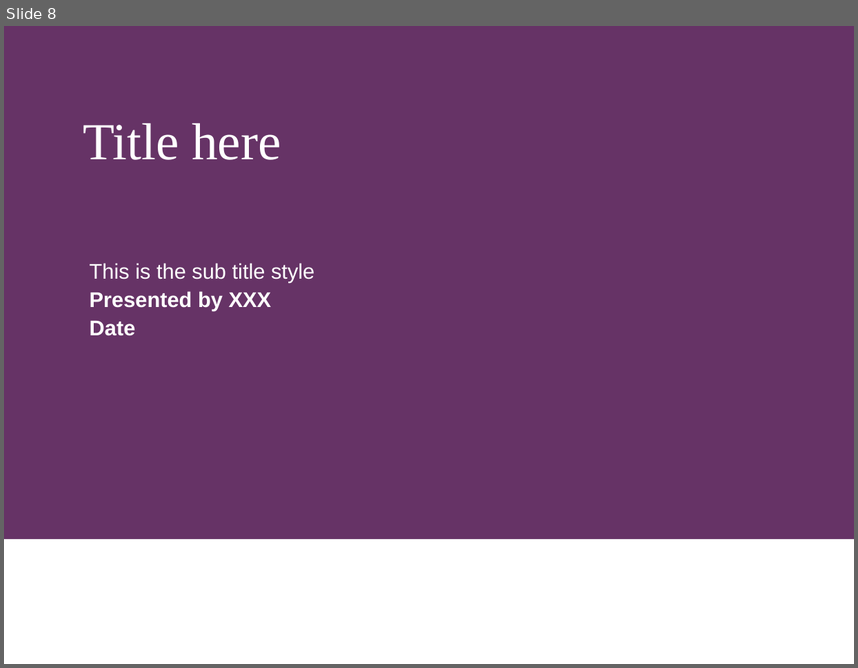
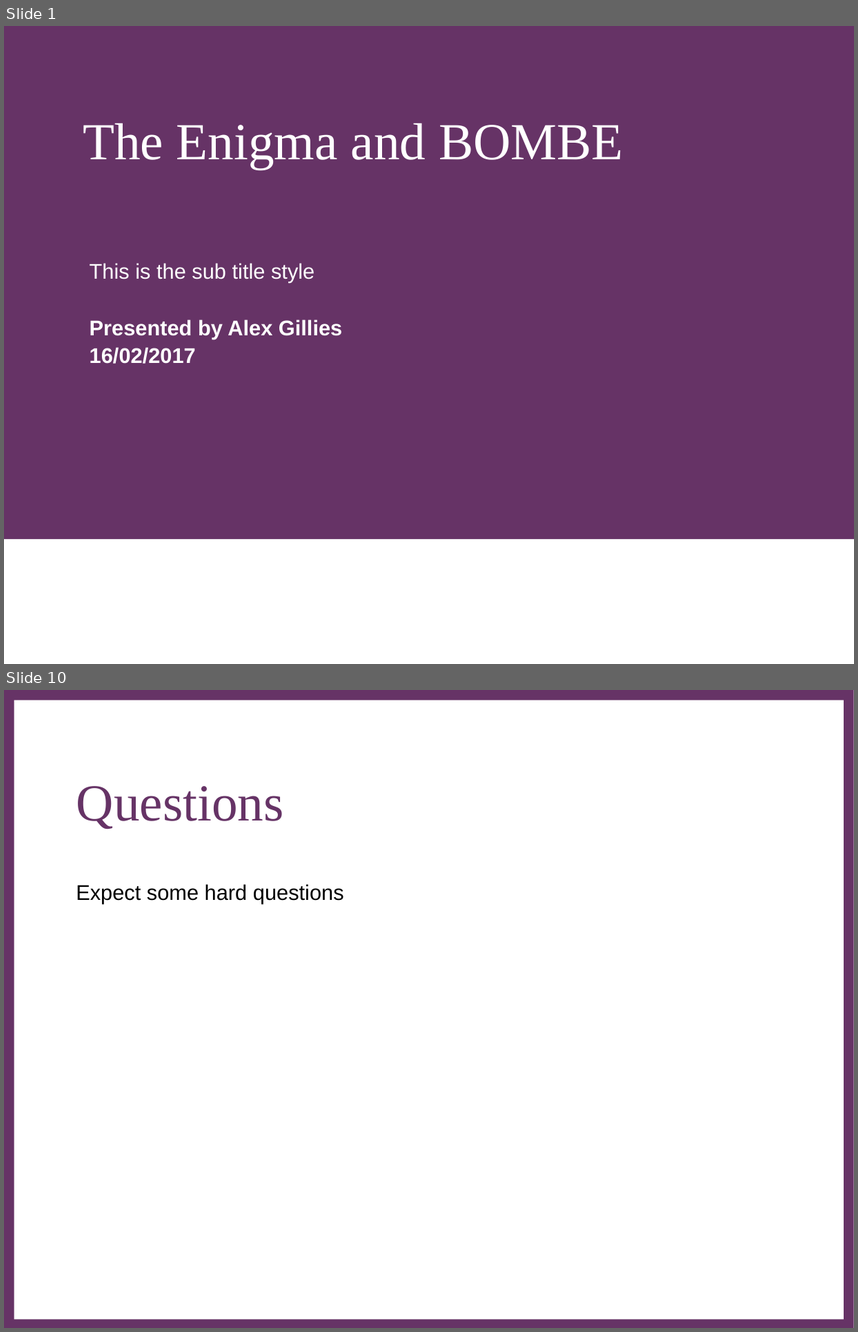
Before and after one commit to br3v1an5/Dissertation-Third-Year, a slide deck: DesignReport/1_PowerpointTemplate.ppt. Shown one above the other, each under a label of ours: slide 8 before the commit, slides 1 and 10 after it; the slides between them are not shown. The pictures are 858x668 and 858x1332 pixels, drawn with LibreOffice and Linux fonts; fonts in the diff are those of the drawing; background and template pictures are left out. Boxes give left, top, right and bottom in pixels: in the first picture for what was removed or moved away, otherwise in the second. Text is boxed around its words. In the diff, an @@ line names an element or a change of style, - is before the commit and + after.

```diff
--- a/DesignReport/1_PowerpointTemplate.ppt
+++ b/DesignReport/1_PowerpointTemplate.ppt
@@ slide 10 added at <box>4,690,854,1328</box>, background #FFFFFF @@
@@ rectangle added at <box>4,690,854,1328</box>, fill #663366, 24 pt, text #663366 @@
+∂
@@ rectangle added at <box>14,700,844,1319</box>, fill #FFFFFF @@
@@ title added at <box>76,786,284,829</box>, 44 pt, text #663366 @@
+Questions
@@ text added at <box>76,884,344,904</box>, 18 pt, text #000000 @@
+Expect some hard questions
@@ what was slide 8 is now slide 1 @@
@@ slide 1 changed as well @@
@@ title at <box>83,123,624,169</box>: text changed @@
-Title here
+The Enigma and BOMBE
@@ subtitle at <box>90,319,342,363</box>: text changed @@
-Presented by XXX
-Date
+Presented by Alex Gillies
+16/02/2017
```
Also in this commit, not shown: 8 other slides added, 8 slides removed, 1 other file.
